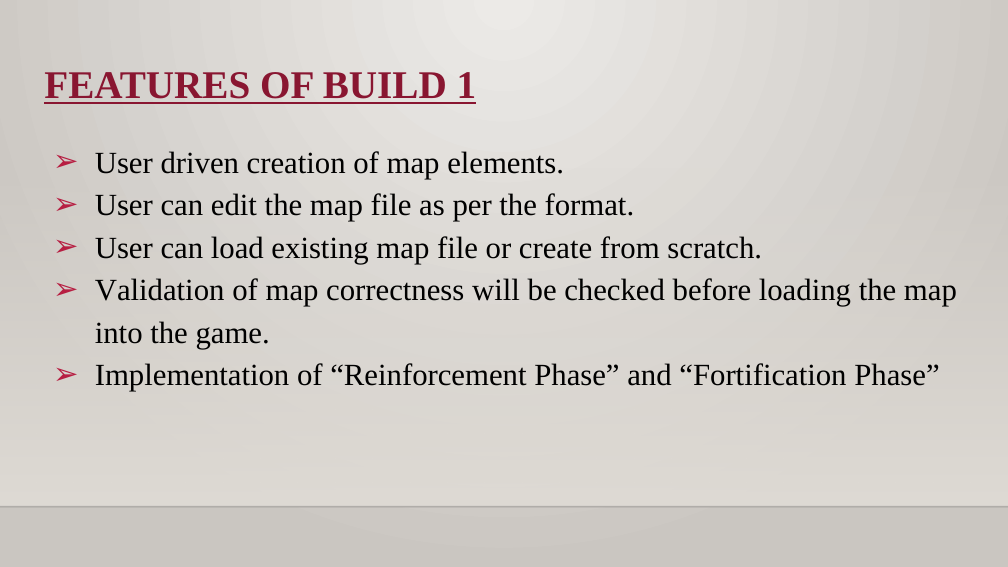
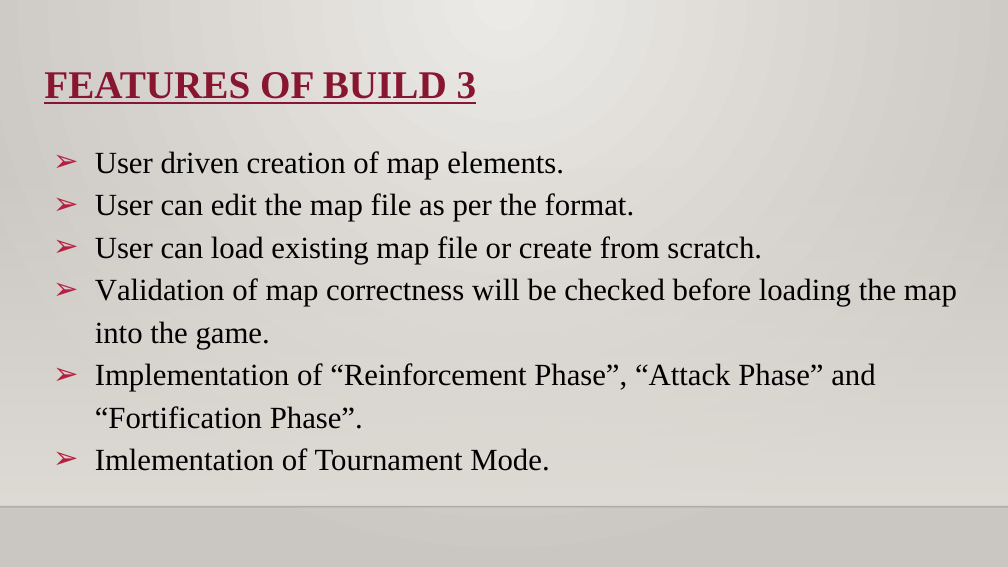
Before and after one commit to riskgame-6441/SOEN-6441, a slide deck: slide 2 of Risk PPT.pptx. Drawn at 1008x567 pixels with LibreOffice and Linux fonts; fonts in the diff are those of the drawing; background and template pictures are left out. Boxes give left, top, right and bottom in pixels: in the first picture for what was removed or moved away, otherwise in the second. Text is boxed around its words. In the diff, an @@ line names an element or a change of style, - is before the commit and + after.

```diff
--- a/Risk PPT.pptx
+++ b/Risk PPT.pptx
@@ title at box(44, 72, 477, 104): text changed @@
-FEATURES OF BUILD 1
+FEATURES OF BUILD 3
@@ text at box(95, 363, 875, 471): text changed @@
-➢ Implementation of “Reinforcement Phase” and “Fortification Phase”
+➢ Implementation of “Reinforcement Phase”, “Attack Phase” and “Fortification Phase”.
+➢ Imlementation of Tournament Mode.
```
Also in this commit, not shown: 5 other slides changed, 4 slides added, 4 other files.
